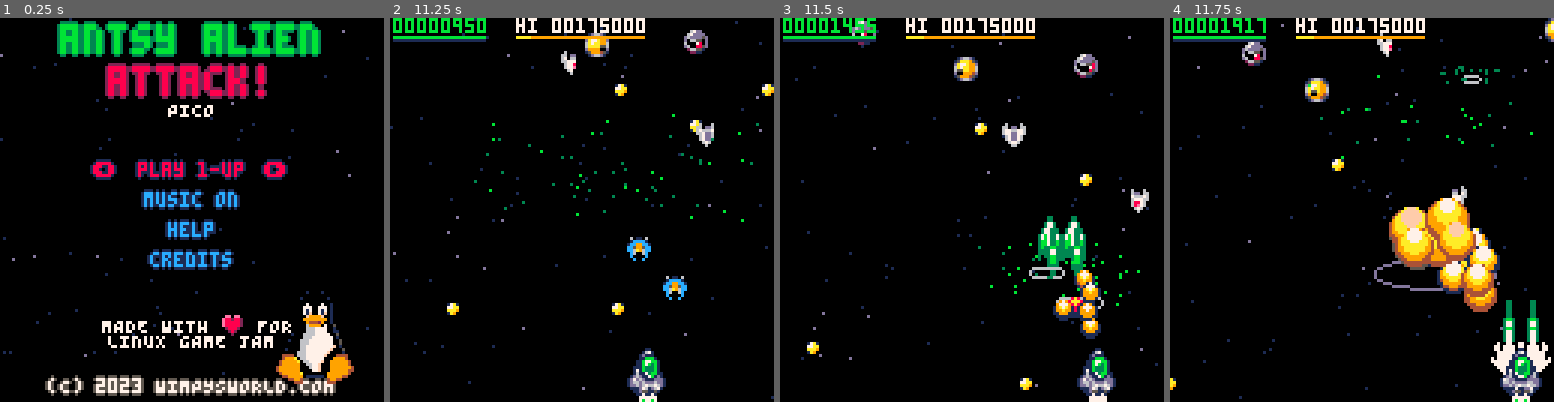
Above: before the commit, frames 1-4 (left to right).
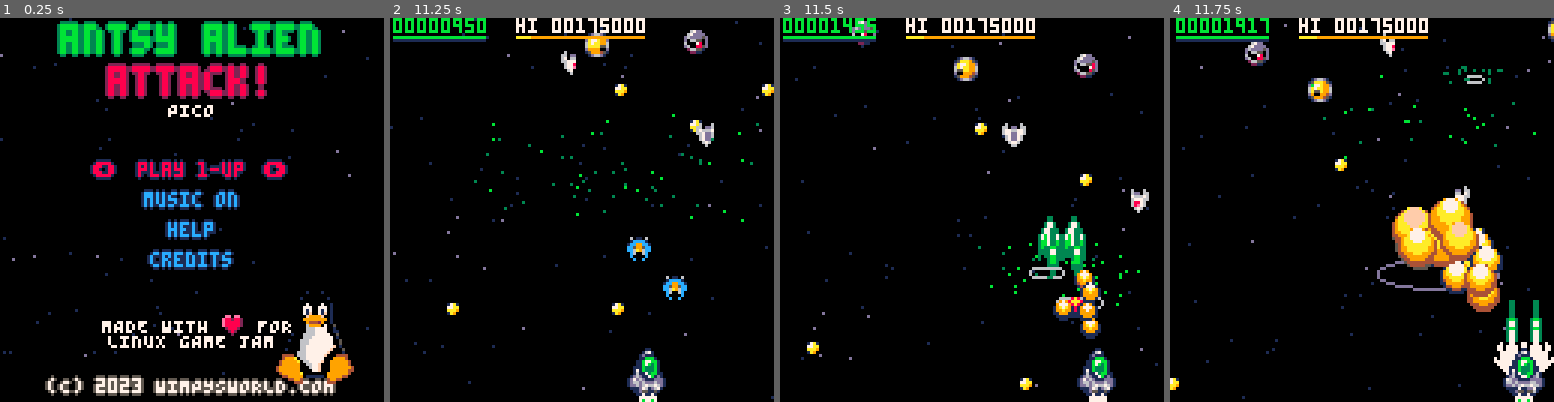
Above: after the commit, the same moments.

Repository: wimpysworld/antsy-alien-attack-pico
Game: PICO-8 cartridge main.p8
Two runs of this game, one before a commit and one after it. Both use one fixed random seed, a clock stepped at 60 frames per second and the inputs below.
Inputs:
- Up to frame 1 (0.25 s): no input
- Up to frame 2 (11.25 s): tap X (X key) at 0.33, 1.07, 1.85, 2.97, 4.08, 5.2, 6.32, 7.43, 8.55, 9.67, 10.78 s; tap O (Z key) at 0.7, 1.7, 2.1, 2.5, 2.9, 3.3, 3.7, 4.1, 4.5, 4.9, 5.3, 5.7, 6.1, 6.5, 6.9, 7.3, 7.7, 8.1, 8.5, 8.9, 9.3, 9.7, 10.1, 10.5, 10.9 s; hold Right 1.6-2.1 s; hold Up 2.15-2.42 s; hold Right 2.47-3.03 s; hold Left 3.08-3.58 s; hold Down 3.63-3.97 s; hold Right 4.02-4.68 s; hold Up 4.73-5.03 s; hold Left 5.08-5.68 s; hold Down 5.73-6.03 s; hold Right 6.08-6.58 s; hold Right 6.63-7.13 s; hold Up 7.18-7.45 s; hold Right 7.5-8.07 s; hold Left 8.12-8.62 s; hold Down 8.67-9 s; hold Right 9.05-9.72 s; hold Up 9.77-10.07 s; hold Left 10.12-10.72 s; hold Down 10.77-11.07 s; hold Right from 11.12 s (still down)
- Up to frame 3 (11.5 s): keep holding Right; tap O (Z key) at 11.3 s
- Up to frame 4 (11.75 s): release Right at 11.62 s; tap O (Z key) at 11.7 s

Frames 1-3 are identical in both runs. In frame 4, 8.1% of the frame differs, in the area x 0-100%, y 0-100%.

Commit message:
chore: refactor screen clearing and shaking, includes token optimisation
Move screen shake and screen clearing update/draw to top-level functions. This saves 22 tokens.

Diff:
--- a/main.p8
+++ b/main.p8
@@ -64,12 +64,26 @@
  sparkle=rnd_range(6,15)
  ignore_input=max(0,ignore_input-1)
 
+ //update screen shake
+ if (screen_shake>10) screen_shake*=0.95 else screen_shake-=1
+ screen_shake=max(screen_shake,0)
+
  update_stars()
  update_loop()
 end
 
 function _draw()
- cls_fx(0,9)
+ //clear and shake the screen
+ if screen_flash>0 then
+  screen_flash=max(0,screen_flash-1)
+  cls(9)
+ else
+  cls()
+ end
+ local shakex,shakey=
+  rnd(screen_shake)-(screen_shake/2),rnd(screen_shake)-(screen_shake/2)
+ camera(shakex,shakey)
+
  draw_stars()
  draw_loop()
  --[[
@@ -484,24 +498,6 @@
 	end
 end
 
-// cls with flash and shake
-function cls_fx(col,flash)
- if screen_flash>0 then
-  screen_flash=max(screen_flash,0)-1
-  cls(flash)
- else
-  cls(col)
- end
- local shakex,shakey=
-  rnd(screen_shake)-(screen_shake/2),rnd(screen_shake)-(screen_shake/2)
- camera(shakex,shakey)
-end
-
-function update_screen_shake()
- if (screen_shake>10) screen_shake*=0.95 else screen_shake-=1
- screen_shake=max(screen_shake,0)
-end
-
 function init_stars()
  stars={}
  hyperspeed,hyperspeed_target=0,0
@@ -986,8 +982,6 @@
  if (objective=="none_shall_pass") none_shall_pass(false)
  if (objective=="asteroid_slow") asteroid_belt(false)
  if (objective=="asteroid_fast") asteroid_belt(true)
-
- update_screen_shake()
 
  update_players()
  update_rockets()
@@ -1175,8 +1169,7 @@
     gamestate.aliens_destroyed+=1
     score_update(pl,al.reward)
     emit_explosion(al.sprite.emit_x,al.sprite.emit_y,al.explosion_size,nil,pl.debris_style)
-    screen_flash+=al.explosion_screen_flash
-    screen_shake+=al.explosion_screen_shake
+    screen_shake+=al.explosion_size+1
     create_pickup(al.sprite.emit_x,al.sprite.emit_y)
     sfx(5+al.explosion_size)
     del(aliens,al)
@@ -1332,7 +1325,7 @@
  for al in all(aliens) do
   if (pl) score_update(pl,al.reward)
   emit_explosion(al.sprite.emit_x,al.sprite.emit_y,3,3,debris_fire)
-  screen_shake+=1
+  screen_shake+=al.explosion_size
  end
  aliens,bullets={},{}
  screen_flash+=3
@@ -1941,8 +1934,6 @@
   debris_size=1,
   debris_style=nil,
   explosion_size=1,
-  explosion_screen_flash=0,
-  explosion_screen_shake=1,
   explosion_style=nil,
   shot_pattern=1,
   shot_damage=10,
